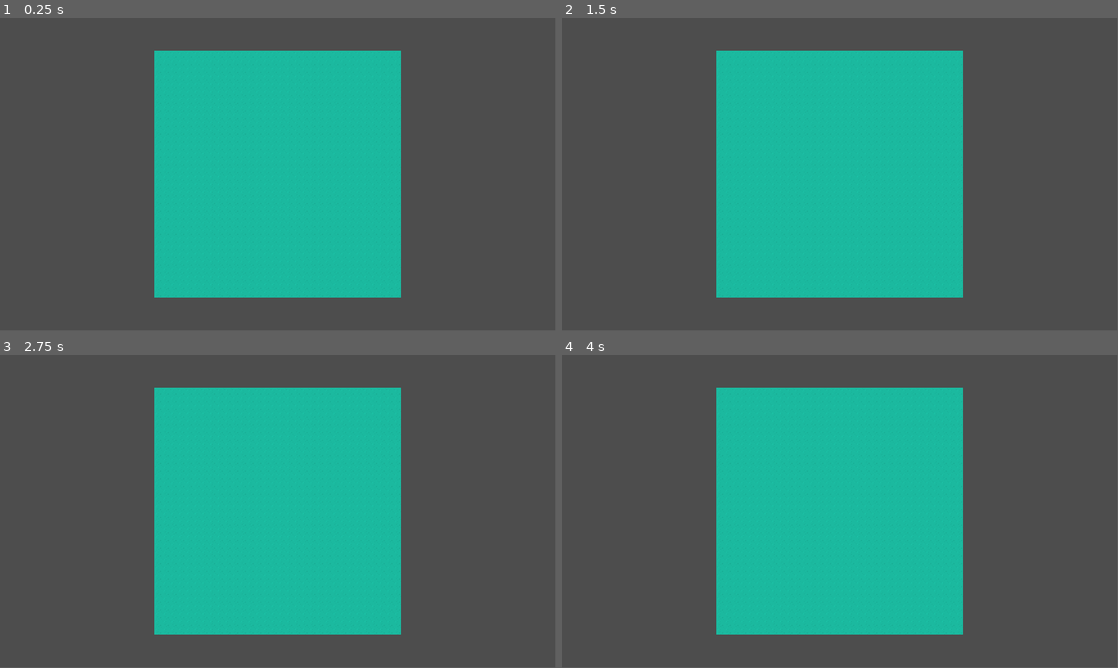
Above: before the commit, frames 1-4 (two rows, left to right).
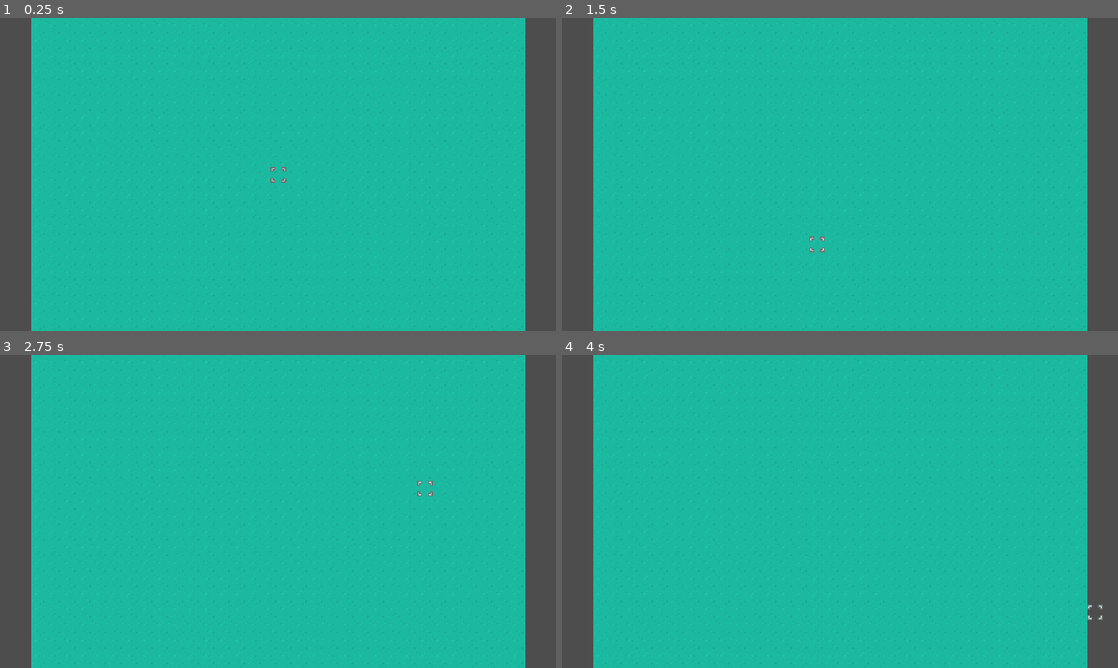
Above: after the commit, the same moments.

Repository: mstarongithub/Piratejam14
Game: Godot game, scene res://test_level.tscn
Same seed, same stepped clock (60 frames per second), same inputs: the game is played once before the commit and once after it.
Inputs (mouse positions are in pixels of both pictures, inside the frame that each line leads up to):
- Up to frame 1 (0.25 s): no input
- Up to frame 2 (1.5 s): tap Enter at 0.5 s; move the mouse to (962, 158) at 0.52 s; click (962, 158) at 0.67 s; tap Space at 1.25 s; move the mouse to (728, 190) at 1.27 s; click (728, 190) at 1.42 s
- Up to frame 3 (2.75 s): tap Enter at 2 s; move the mouse to (333, 442) at 2.02 s; click (333, 442) at 2.17 s
- Up to frame 4 (4 s): tap Space at 2.75 s; move the mouse to (812, 574) at 2.77 s; click (812, 574) at 2.92 s; tap Enter at 3.5 s; move the mouse to (1006, 558) at 3.52 s; click (1006, 558) at 3.67 s
In our replay, the window is 799x449 before the commit and 800x450 after it. These sizes can differ from the game's own. Grey fills any space a smaller window leaves; there, only what the larger window draws over its background counts as a difference.

The runs differ from the first frame. In frame 1, 54% of the frame differs, in the area x 0-100%, y 0-100%; in frame 2, 54%; in frame 3, 54%; in frame 4, 54%.

Commit message:
Input handling

Diff:
--- /dev/null
+++ b/InputHandler.gd
@@ -0,0 +1,17 @@
+class_name InputHandler extends Node
+
+@onready var caret = get_node("../Caret")
+@onready var camera = get_node("../Camera2D")
+
+func global_to_tile(pos: Vector2):
+	return floor((pos - camera.position - get_viewport().size / (ProjectSettings.get_setting("display/window/stretch/scale") * 2.0)) / 16.0)
+
+func _unhandled_input(event):
+	if  event is InputEventMouseButton and\
+		event.button_index == MOUSE_BUTTON_LEFT and\
+		event.is_released():
+			pass
+			print(&"clicked on %s" % global_to_tile(event.position))
+			print(&"index: %s" % get_node("../Node2D").global_tile_to_index(global_to_tile(event.position)))
+	if event is InputEventMouseMotion:
+		caret.position = global_to_tile(event.position) * 16.0 + caret.texture.region.size / 2.0
--- a/MapSector.gd
+++ b/MapSector.gd
@@ -1,8 +1,8 @@
-class_name MapSector extends CanvasItem
+class_name MapSector extends Node2D
 
 const tile_size := 16
 const region_size := 32
-var tiles = []
+var tiles: Array[MapTile] = []
 
 func _init():
 	tiles.resize(region_size * region_size)
@@ -20,3 +20,7 @@
 		#printt(i, x, y)
 		if tiles[i].texture() != null:
 			draw_texture_rect(tiles[i].texture(), Rect2(x, y, tile_size, tile_size), true)
+
+func global_tile_to_index(pos: Vector2):
+	var p = pos - (position / tile_size)
+	return p.x + p.y * region_size
--- a/project.godot
+++ b/project.godot
@@ -14,3 +14,8 @@
 run/main_scene="res://test_level.tscn"
 config/features=PackedStringArray("4.2", "Forward Plus")
 config/icon="res://icon.svg"
+
+[display]
+
+window/stretch/mode="viewport"
+window/stretch/scale=2.0
--- a/test_level.tscn
+++ b/test_level.tscn
@@ -1,6 +1,12 @@
-[gd_scene load_steps=2 format=3 uid="uid://yh2ndh02s2uu"]
+[gd_scene load_steps=5 format=3 uid="uid://yh2ndh02s2uu"]
 
 [ext_resource type="Script" path="res://MapSector.gd" id="1_ef1s7"]
+[ext_resource type="Script" path="res://InputHandler.gd" id="1_mb4lb"]
+[ext_resource type="Texture2D" uid="uid://cjhqeuae4ujwl" path="res://Assets/RTS Medieval (Pixel)/tilemap_packed.png" id="3_hh6gi"]
+
+[sub_resource type="AtlasTexture" id="AtlasTexture_0hxmv"]
+atlas = ExtResource("3_hh6gi")
+region = Rect2(224, 112, 16, 16)
 
 [node name="TestLevel" type="Node2D"]
 
@@ -9,3 +15,9 @@
 [node name="Node2D" type="Node2D" parent="."]
 position = Vector2(-256, -256)
 script = ExtResource("1_ef1s7")
+
+[node name="InputHandler" type="Node2D" parent="."]
+script = ExtResource("1_mb4lb")
+
+[node name="Caret" type="Sprite2D" parent="."]
+texture = SubResource("AtlasTexture_0hxmv")
